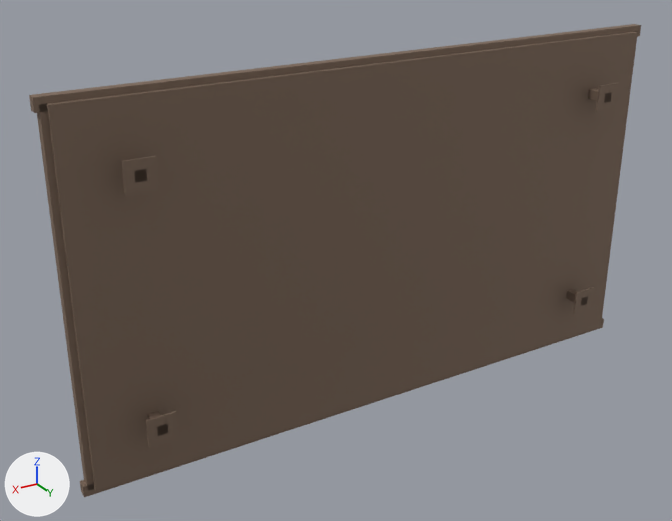
The glTF model godot/proposte/mascotte/jilly/insegna_b.glb, before and after one commit.
Rendered twice from a 50 mm lens placed at (2.47, 3.46, 1.76), pointed at (0.26, -0.21, -0.08). The lights are fixed; the arrows at lower left show +X, +Y and +Z. The older version comes first. Vertices at exactly the same position are counted once.

The first picture shows 'cornice_dx', 'cornice_giu', 'cornice_su', 'pannello', 'piastra_0', 'piastra_1', 'piastra_2', 'piastra_3', 'staffa_0', 'staffa_1', 'staffa_2', 'staffa_3' and 1 more.
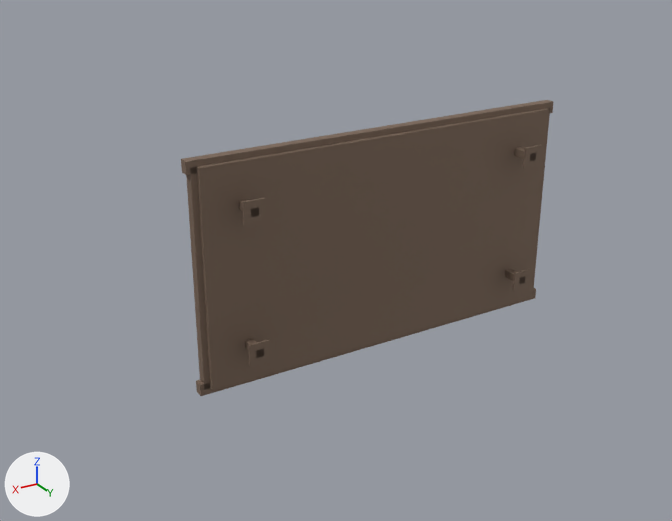
The edits, one by one:
me_pannello is used by ob_pannello; location (0.0, -0.12, 0.0).
me_pannello had 8 vertices, 12 faces and spanned x -1.6..1.6, y -0.03..0.0, z -0.9..0.9.
me_pannello now has 8 vertices, 12 faces and spans x -1.0..1.0, y -0.03..0.0, z -0.55..0.55.
me_pannello part 1: the whole mesh is scaled about its middle by (0.625, 1, 0.611).
Object 'cornice_dx' (ob_cornice_dx) moves from (1.6, -0.17, 0.0) to (1.0, -0.17, 0.0).
Object 'cornice_dx' (ob_cornice_dx) is rescaled from (0.06, 0.05, 1.8) to (0.06, 0.05, 1.1).
Object 'cornice_giu' (ob_cornice_giu) moves from (0.0, -0.17, -0.9) to (0.0, -0.17, -0.55).
Object 'cornice_giu' (ob_cornice_giu) is rescaled from (3.3, 0.05, 0.06) to (2.1, 0.05, 0.06).
Object 'cornice_su' (ob_cornice_su) moves from (0.0, -0.17, 0.9) to (0.0, -0.17, 0.55).
Object 'cornice_su' (ob_cornice_su) is rescaled from (3.3, 0.05, 0.06) to (2.1, 0.05, 0.06).
Object 'piastra_0' (ob_piastra_0) moves from (-1.3, -0.005, 0.6) to (-0.8, -0.005, 0.35).
Object 'piastra_1' (ob_piastra_1) moves from (1.3, -0.005, 0.6) to (0.8, -0.005, 0.35).
Object 'piastra_2' (ob_piastra_2) moves from (-1.3, -0.005, -0.6) to (-0.8, -0.005, -0.35).
Object 'piastra_3' (ob_piastra_3) moves from (1.3, -0.005, -0.6) to (0.8, -0.005, -0.35).
Object 'staffa_0' (ob_staffa_0) moves from (-1.3, -0.06, 0.6) to (-0.8, -0.06, 0.35).
Object 'staffa_1' (ob_staffa_1) moves from (1.3, -0.06, 0.6) to (0.8, -0.06, 0.35).
Object 'staffa_2' (ob_staffa_2) moves from (-1.3, -0.06, -0.6) to (-0.8, -0.06, -0.35).
Object 'staffa_3' (ob_staffa_3) moves from (1.3, -0.06, -0.6) to (0.8, -0.06, -0.35).

What differs and where, as boxes (x1, y1, x2, y2) in the pictures (672 x 521 px):
'pannello', rescaled (40% narrower, 38% shorter)
    before: (47, 32, 638, 491)
    after: (197, 108, 549, 390)
'cornice_su', moved, rescaled (39% narrower, 16% shorter)
    before: (29, 24, 641, 113)
    after: (181, 100, 553, 175)
'cornice_dx', moved, rescaled (57% narrower, 42% shorter)
    before: (37, 104, 94, 490)
    after: (186, 167, 210, 389)
'cornice_giu', moved, rescaled (35% narrower, 39% shorter)
    before: (80, 318, 604, 497)
    after: (196, 288, 536, 396)
'piastra_1', moved
    before: (121, 156, 159, 195)
    after: (242, 198, 267, 226)
'piastra_3', moved
    before: (146, 411, 178, 447)
    after: (248, 339, 271, 367)
'piastra_0', moved
    before: (596, 83, 619, 112)
    after: (523, 145, 542, 169)
'piastra_2', moved
    before: (573, 287, 594, 315)
    after: (513, 268, 531, 291)
'staffa_0', moved
    before: (588, 88, 612, 102)
    after: (514, 147, 536, 161)
'staffa_2', moved
    before: (566, 289, 588, 306)
    after: (505, 269, 525, 284)
'staffa_3', moved
    before: (148, 411, 168, 435)
    after: (245, 338, 264, 358)
'staffa_1', moved
    before: (134, 169, 147, 183)
    after: (239, 199, 259, 217)
